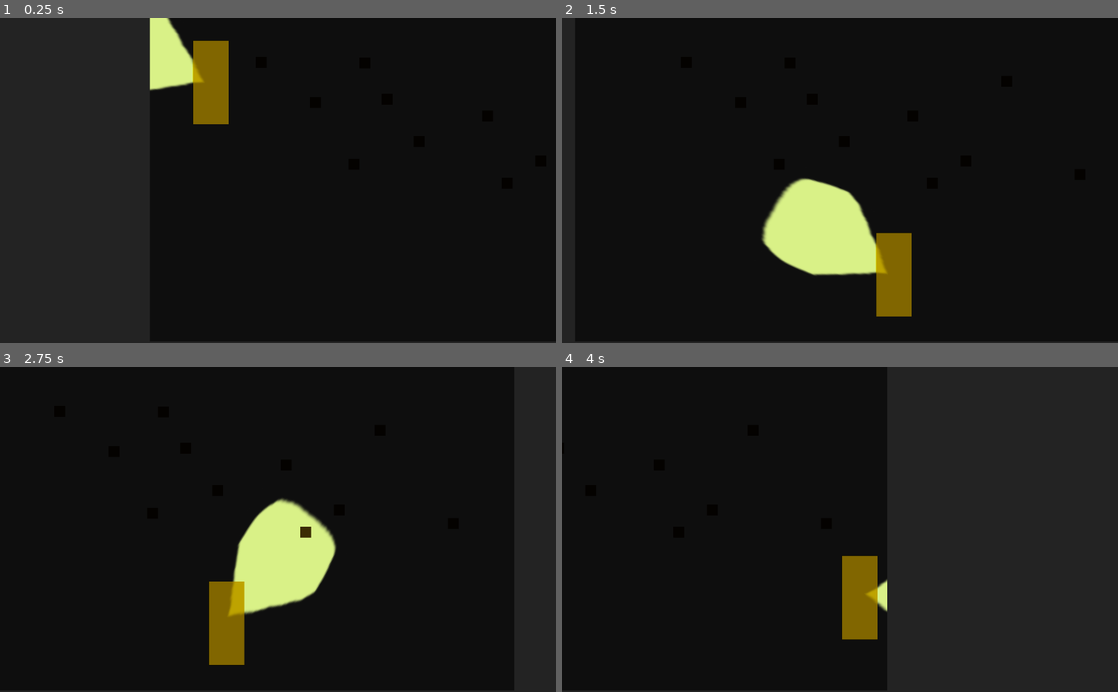
Above: before the commit, frames 1-4 (two rows, left to right).
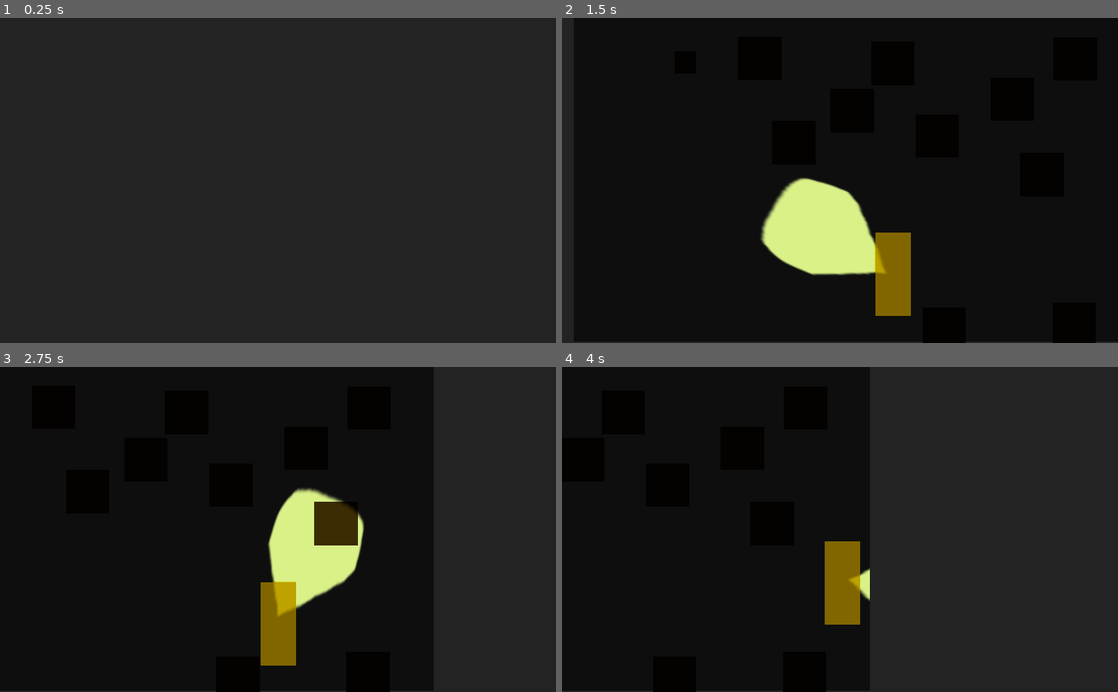
Above: after the commit, the same moments.

Repository: FreekDS/brackeys-jam-2022.1
Game: Godot game, scene res://Game/Game.tscn
Same seed, same stepped clock (60 frames per second), same inputs: the game is played once before the commit and once after it.
Inputs (mouse positions are in pixels of both pictures, inside the frame that each line leads up to):
- Up to frame 1 (0.25 s): no input
- Up to frame 2 (1.5 s): move the mouse to (962, 164) at 0.52 s; hold D (right) from 0.53 s (still down); tap Space (jump) at 0.77 s; move the mouse to (728, 196) at 1.27 s
- Up to frame 3 (2.75 s): tap Space (jump) at 1.52 s; move the mouse to (333, 458) at 2.02 s; release D (right) at 2.03 s; hold A (left) from 2.03 s (still down)
- Up to frame 4 (4 s): move the mouse to (812, 594) at 2.77 s; release A (left) at 2.78 s; hold D (right) from 2.78 s (still down); tap Space (jump) at 3.02, 3.77 s; move the mouse to (1006, 578) at 3.52 s

The runs differ from the first frame. In frame 1, 3.7% of the frame differs, in the area x 26-99%, y 0-53%; in frame 2, 0.5%; in frame 3, 7.4%, in the area x 37-83%, y 37-100%; in frame 4, 2.2%.

Commit message:
Fullscreen and escape

Diff:
--- a/Entities/Box/Box.tscn
+++ b/Entities/Box/Box.tscn
@@ -11,6 +11,7 @@
 width = 20
 
 [node name="Box" type="StaticBody2D"]
+scale = Vector2( 2, 2 )
 
 [node name="CollisionShape2D" type="CollisionShape2D" parent="."]
 shape = SubResource( 1 )
--- a/Game/Game.tscn
+++ b/Game/Game.tscn
@@ -11,6 +11,14 @@
 [sub_resource type="GradientTexture" id=2]
 gradient = SubResource( 1 )
 width = 1000
+
+[sub_resource type="GDScript" id=3]
+script/source = "extends Node2D
+
+func _input(_event):
+	if Input.is_key_pressed(KEY_ESCAPE):
+		get_tree().quit()
+"
 
 [node name="Main" type="Node"]
 
@@ -26,9 +34,10 @@
 }
 
 [node name="Game" type="Node2D" parent="."]
+script = SubResource( 3 )
 
 [node name="TrackingCam" parent="Game" instance=ExtResource( 3 )]
-position = Vector2( 532, 300 )
+position = Vector2( 5000, 300 )
 current = true
 TrackingObject = NodePath("../Player")
 
@@ -44,28 +53,28 @@
 position = Vector2( 205, 82 )
 
 [node name="Box" parent="Game/Box" instance=ExtResource( 2 )]
-position = Vector2( 453, 223 )
+position = Vector2( 328.5, 103.5 )
 
 [node name="Box2" parent="Game/Box" instance=ExtResource( 2 )]
-position = Vector2( 590, 35 )
+position = Vector2( 68.5, -4 )
 
 [node name="Box3" parent="Game/Box" instance=ExtResource( 2 )]
-position = Vector2( 417, 99 )
+position = Vector2( 358, 241.5 )
 
 [node name="Box4" parent="Game/Box" instance=ExtResource( 2 )]
 position = Vector2( 191, 1 )
 
 [node name="Box5" parent="Game/Box" instance=ExtResource( 2 )]
-position = Vector2( 171, 188 )
+position = Vector2( 153.5, 44.5 )
 
 [node name="Box6" parent="Game/Box" instance=ExtResource( 2 )]
-position = Vector2( 515, 182 )
+position = Vector2( 359, -3 )
 
 [node name="Box7" parent="Game/Box" instance=ExtResource( 2 )]
-position = Vector2( 291, 146 )
+position = Vector2( 301, 34 )
 
 [node name="Box8" parent="Game/Box" instance=ExtResource( 2 )]
-position = Vector2( 725, 207 )
+position = Vector2( 238.5, 246 )
 
 [node name="Box9" parent="Game/Box" instance=ExtResource( 2 )]
 position = Vector2( 100, 74 )
--- a/project.godot
+++ b/project.godot
@@ -17,6 +17,9 @@
 [display]
 
 window/size/resizable=false
+window/size/fullscreen=true
+window/stretch/mode="2d"
+window/stretch/aspect="keep"
 
 [global]
 
Not shown: 1 places in Game/Game.tscn that only renumber resources
